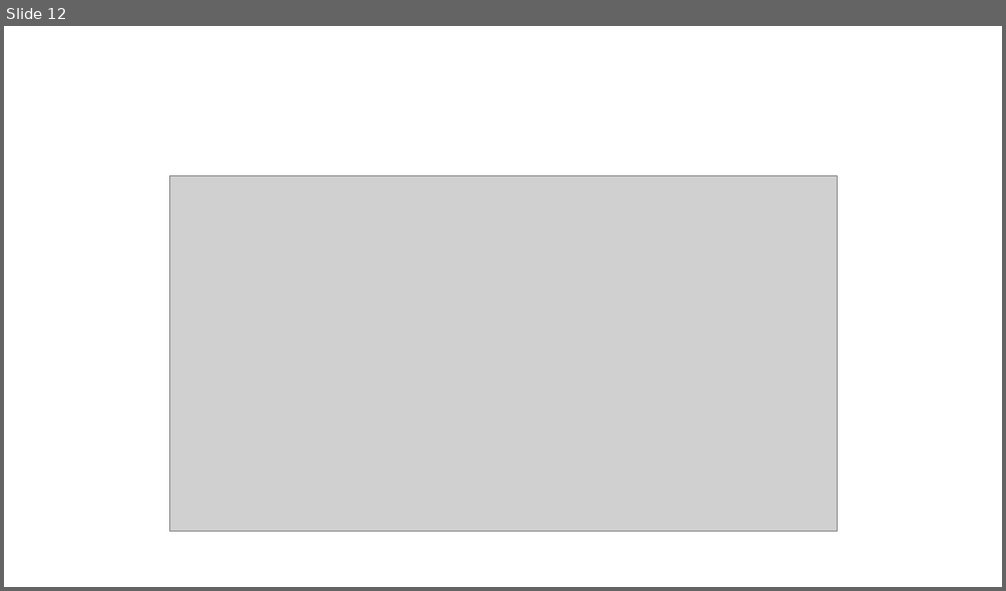
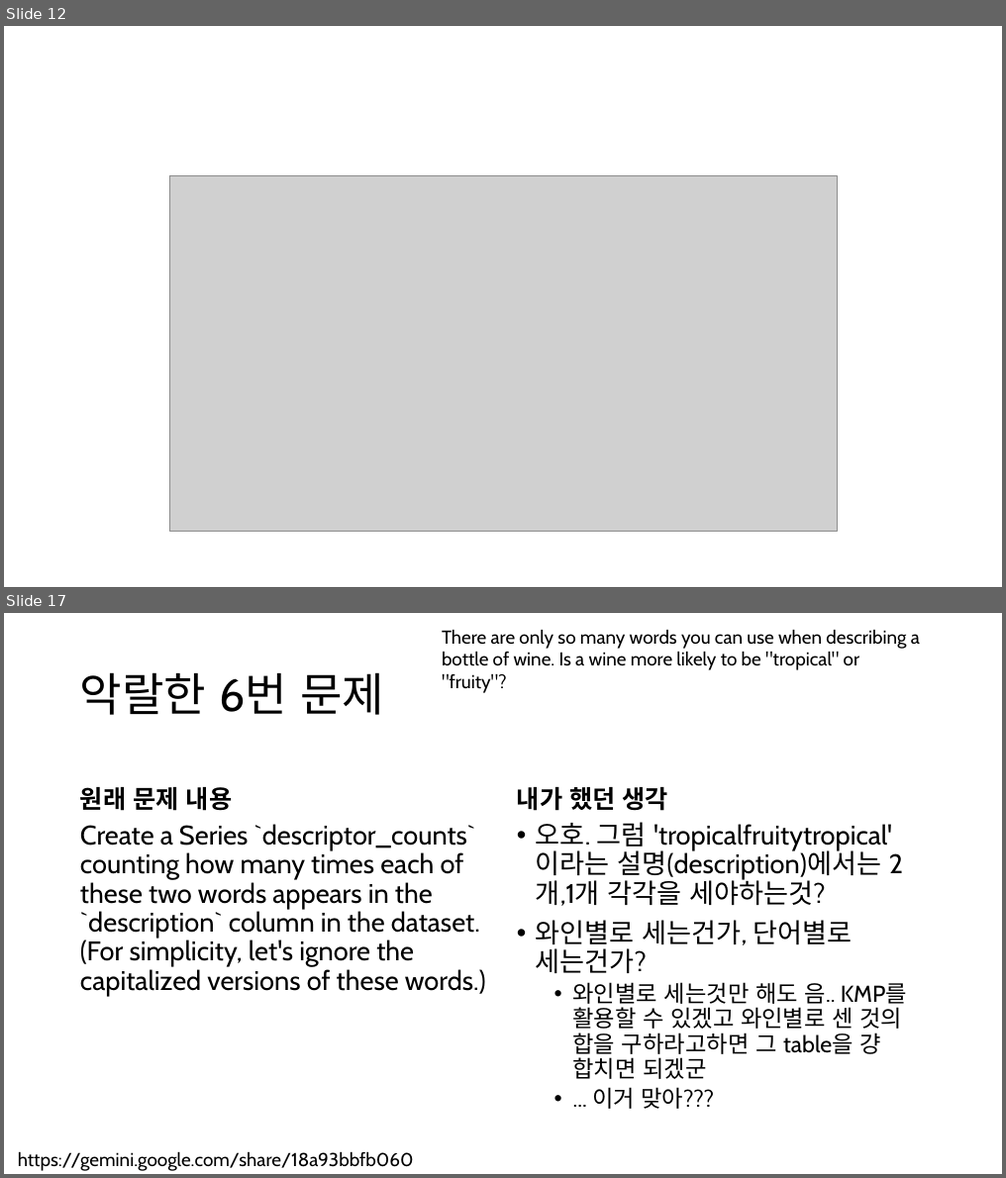
Before and after one commit to calculus0129/kaggle0, a slide deck: Kaggle!.pptx. Shown one above the other, each under a label of ours: slide 12 before the commit, slides 12 and 17 after it; the slides between them are not shown. The pictures are 1006x591 and 1006x1178 pixels, drawn with LibreOffice and Linux fonts; fonts in the diff are those of the drawing; grey boxes stand for pictures. Boxes give left, top, right and bottom in pixels: in the first picture for what was removed or moved away, otherwise in the second. Text is boxed around its words. In the diff, an @@ line names an element or a change of style, - is before the commit and + after.

```diff
--- a/Kaggle!.pptx
+++ b/Kaggle!.pptx
@@ slide 17 added at (x1=4, y1=613, x2=1002, y2=1174), background #FFFFFF @@
@@ text added at (x1=442, y1=629, x2=920, y2=693), 18 pt, text #000000 @@
+There are only so many words you can use when describing a bottle of wine. Is a wine more likely to be "tropical" or "fruity"?
@@ title added at (x1=80, y1=672, x2=384, y2=715), 44 pt, text #000000 @@
+악랄한 6번 문제
@@ text added at (x1=80, y1=787, x2=232, y2=811), 24 pt, text #000000, bold @@
+원래 문제 내용
@@ text added at (x1=517, y1=787, x2=668, y2=811), 24 pt, text #000000, bold @@
+내가 했던 생각
@@ text added at (x1=80, y1=824, x2=486, y2=996), 25.9 pt, text #000000 @@
+Create a Series `descriptor_counts` counting how many times each of these two words appears in the `description` column in the dataset. (For simplicity, let's ignore the capitalized versions of these words.)
@@ text added at (x1=536, y1=822, x2=907, y2=1109), 25.9 pt, text #000000 @@
+• 오호. 그럼 'tropicalfruitytropical' 이라는 설명(description)에서는 2개,1개 각각을 세야하는것?
+• 와인별로 세는건가, 단어별로 세는건가?
+  • 와인별로 세는것만 해도 음.. KMP를 활용할 수 있겠고 와인별로 센 것의 합을 구하라고하면 그 table을 걍 합치면 되겠군
+  • ... 이거 맞아???
@@ text added at (x1=18, y1=1152, x2=414, y2=1171), 18 pt, text #000000 @@
+https://gemini.google.com/share/18a93bbfb060
```
Also in this commit, not shown: 9 other slides added, 3 other files.
